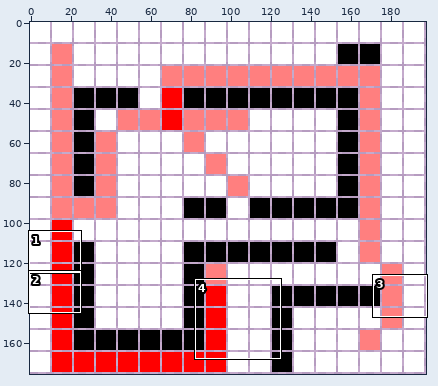
Edited in one commit: sprite sheet (agent 1/floor0.png). Above, an overview of the earlier version with the close-up marked.
Close-up. First the earlier version:
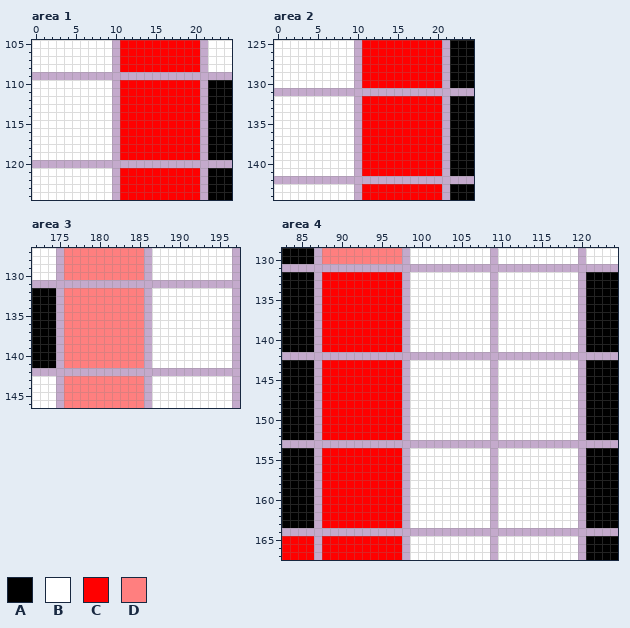
The file is 396x352 pixels, drawn in blocks of 2x2; one block is one cell here. Shown: area 1: x 0..24, y 105..124; area 2: x 0..24, y 125..144; area 3: x 172..197, y 127..146; area 4: x 83..124, y 129..167. The commit also changed other parts of the picture, which this record leaves out.
Palette (. is transparent): A #000000  B #ffffff  C #ff0000  D #ff7f7f
Pixels before, area 1, first column x 0:
105 BBBBBBBBBB.CCCCCCCCCC.BBB
106 BBBBBBBBBB.CCCCCCCCCC.BBB
107 BBBBBBBBBB.CCCCCCCCCC.BBB
108 BBBBBBBBBB.CCCCCCCCCC.BBB
109 .........................
110 BBBBBBBBBB.CCCCCCCCCC.AAA
111 BBBBBBBBBB.CCCCCCCCCC.AAA
112 BBBBBBBBBB.CCCCCCCCCC.AAA
113 BBBBBBBBBB.CCCCCCCCCC.AAA
114 BBBBBBBBBB.CCCCCCCCCC.AAA
115 BBBBBBBBBB.CCCCCCCCCC.AAA
116 BBBBBBBBBB.CCCCCCCCCC.AAA
117 BBBBBBBBBB.CCCCCCCCCC.AAA
118 BBBBBBBBBB.CCCCCCCCCC.AAA
119 BBBBBBBBBB.CCCCCCCCCC.AAA
120 .........................
121 BBBBBBBBBB.CCCCCCCCCC.AAA
122 BBBBBBBBBB.CCCCCCCCCC.AAA
123 BBBBBBBBBB.CCCCCCCCCC.AAA
124 BBBBBBBBBB.CCCCCCCCCC.AAA
Pixels before, area 2, first column x 0:
125 BBBBBBBBBB.CCCCCCCCCC.AAA
126 BBBBBBBBBB.CCCCCCCCCC.AAA
127 BBBBBBBBBB.CCCCCCCCCC.AAA
128 BBBBBBBBBB.CCCCCCCCCC.AAA
129 BBBBBBBBBB.CCCCCCCCCC.AAA
130 BBBBBBBBBB.CCCCCCCCCC.AAA
131 .........................
132 BBBBBBBBBB.CCCCCCCCCC.AAA
133 BBBBBBBBBB.CCCCCCCCCC.AAA
134 BBBBBBBBBB.CCCCCCCCCC.AAA
135 BBBBBBBBBB.CCCCCCCCCC.AAA
136 BBBBBBBBBB.CCCCCCCCCC.AAA
137 BBBBBBBBBB.CCCCCCCCCC.AAA
138 BBBBBBBBBB.CCCCCCCCCC.AAA
139 BBBBBBBBBB.CCCCCCCCCC.AAA
140 BBBBBBBBBB.CCCCCCCCCC.AAA
141 BBBBBBBBBB.CCCCCCCCCC.AAA
142 .........................
143 BBBBBBBBBB.CCCCCCCCCC.AAA
144 BBBBBBBBBB.CCCCCCCCCC.AAA
Pixels before, area 3, first column x 172:
127 BBB.DDDDDDDDDD.BBBBBBBBBB
128 BBB.DDDDDDDDDD.BBBBBBBBBB
129 BBB.DDDDDDDDDD.BBBBBBBBBB
130 BBB.DDDDDDDDDD.BBBBBBBBBB
131 .........................
132 AAA.DDDDDDDDDD.BBBBBBBBBB
133 AAA.DDDDDDDDDD.BBBBBBBBBB
134 AAA.DDDDDDDDDD.BBBBBBBBBB
135 AAA.DDDDDDDDDD.BBBBBBBBBB
136 AAA.DDDDDDDDDD.BBBBBBBBBB
137 AAA.DDDDDDDDDD.BBBBBBBBBB
138 AAA.DDDDDDDDDD.BBBBBBBBBB
139 AAA.DDDDDDDDDD.BBBBBBBBBB
140 AAA.DDDDDDDDDD.BBBBBBBBBB
141 AAA.DDDDDDDDDD.BBBBBBBBBB
142 .........................
143 BBB.DDDDDDDDDD.BBBBBBBBBB
144 BBB.DDDDDDDDDD.BBBBBBBBBB
145 BBB.DDDDDDDDDD.BBBBBBBBBB
146 BBB.DDDDDDDDDD.BBBBBBBBBB
Pixels before, area 4, first column x 83:
129 AAAA.DDDDDDDDDD.BBBBBBBBBB.BBBBBBBBBB.BBBB
130 AAAA.DDDDDDDDDD.BBBBBBBBBB.BBBBBBBBBB.BBBB
131 ..........................................
132 AAAA.CCCCCCCCCC.BBBBBBBBBB.BBBBBBBBBB.AAAA
133 AAAA.CCCCCCCCCC.BBBBBBBBBB.BBBBBBBBBB.AAAA
134 AAAA.CCCCCCCCCC.BBBBBBBBBB.BBBBBBBBBB.AAAA
135 AAAA.CCCCCCCCCC.BBBBBBBBBB.BBBBBBBBBB.AAAA
136 AAAA.CCCCCCCCCC.BBBBBBBBBB.BBBBBBBBBB.AAAA
137 AAAA.CCCCCCCCCC.BBBBBBBBBB.BBBBBBBBBB.AAAA
138 AAAA.CCCCCCCCCC.BBBBBBBBBB.BBBBBBBBBB.AAAA
139 AAAA.CCCCCCCCCC.BBBBBBBBBB.BBBBBBBBBB.AAAA
140 AAAA.CCCCCCCCCC.BBBBBBBBBB.BBBBBBBBBB.AAAA
141 AAAA.CCCCCCCCCC.BBBBBBBBBB.BBBBBBBBBB.AAAA
142 ..........................................
143 AAAA.CCCCCCCCCC.BBBBBBBBBB.BBBBBBBBBB.AAAA
144 AAAA.CCCCCCCCCC.BBBBBBBBBB.BBBBBBBBBB.AAAA
145 AAAA.CCCCCCCCCC.BBBBBBBBBB.BBBBBBBBBB.AAAA
146 AAAA.CCCCCCCCCC.BBBBBBBBBB.BBBBBBBBBB.AAAA
147 AAAA.CCCCCCCCCC.BBBBBBBBBB.BBBBBBBBBB.AAAA
148 AAAA.CCCCCCCCCC.BBBBBBBBBB.BBBBBBBBBB.AAAA
149 AAAA.CCCCCCCCCC.BBBBBBBBBB.BBBBBBBBBB.AAAA
150 AAAA.CCCCCCCCCC.BBBBBBBBBB.BBBBBBBBBB.AAAA
151 AAAA.CCCCCCCCCC.BBBBBBBBBB.BBBBBBBBBB.AAAA
152 AAAA.CCCCCCCCCC.BBBBBBBBBB.BBBBBBBBBB.AAAA
153 ..........................................
154 AAAA.CCCCCCCCCC.BBBBBBBBBB.BBBBBBBBBB.AAAA
155 AAAA.CCCCCCCCCC.BBBBBBBBBB.BBBBBBBBBB.AAAA
156 AAAA.CCCCCCCCCC.BBBBBBBBBB.BBBBBBBBBB.AAAA
157 AAAA.CCCCCCCCCC.BBBBBBBBBB.BBBBBBBBBB.AAAA
158 AAAA.CCCCCCCCCC.BBBBBBBBBB.BBBBBBBBBB.AAAA
159 AAAA.CCCCCCCCCC.BBBBBBBBBB.BBBBBBBBBB.AAAA
160 AAAA.CCCCCCCCCC.BBBBBBBBBB.BBBBBBBBBB.AAAA
161 AAAA.CCCCCCCCCC.BBBBBBBBBB.BBBBBBBBBB.AAAA
162 AAAA.CCCCCCCCCC.BBBBBBBBBB.BBBBBBBBBB.AAAA
163 AAAA.CCCCCCCCCC.BBBBBBBBBB.BBBBBBBBBB.AAAA
164 ..........................................
165 CCCC.CCCCCCCCCC.BBBBBBBBBB.BBBBBBBBBB.AAAA
166 CCCC.CCCCCCCCCC.BBBBBBBBBB.BBBBBBBBBB.AAAA
167 CCCC.CCCCCCCCCC.BBBBBBBBBB.BBBBBBBBBB.AAAA
Now the later version:
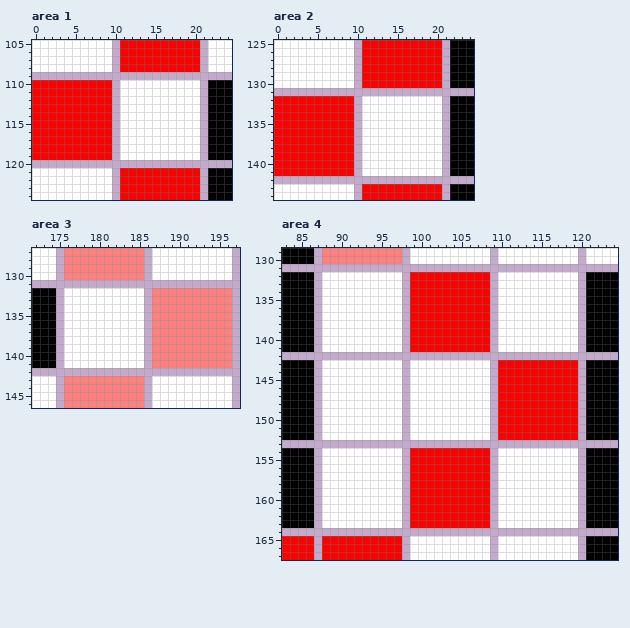
From old to new:
Changed rows in their new state; - is an unchanged pixel.
Area 1:
first column x 0:
110 CCCCCCCCCC-BBBBBBBBBB
111 CCCCCCCCCC-BBBBBBBBBB
112 CCCCCCCCCC-BBBBBBBBBB
113 CCCCCCCCCC-BBBBBBBBBB
114 CCCCCCCCCC-BBBBBBBBBB
115 CCCCCCCCCC-BBBBBBBBBB
116 CCCCCCCCCC-BBBBBBBBBB
117 CCCCCCCCCC-BBBBBBBBBB
118 CCCCCCCCCC-BBBBBBBBBB
119 CCCCCCCCCC-BBBBBBBBBB
Area 2:
first column x 0:
132 CCCCCCCCCC-BBBBBBBBBB
133 CCCCCCCCCC-BBBBBBBBBB
134 CCCCCCCCCC-BBBBBBBBBB
135 CCCCCCCCCC-BBBBBBBBBB
136 CCCCCCCCCC-BBBBBBBBBB
137 CCCCCCCCCC-BBBBBBBBBB
138 CCCCCCCCCC-BBBBBBBBBB
139 CCCCCCCCCC-BBBBBBBBBB
140 CCCCCCCCCC-BBBBBBBBBB
141 CCCCCCCCCC-BBBBBBBBBB
Area 3:
first column x 176:
132 BBBBBBBBBB-DDDDDDDDDD
133 BBBBBBBBBB-DDDDDDDDDD
134 BBBBBBBBBB-DDDDDDDDDD
135 BBBBBBBBBB-DDDDDDDDDD
136 BBBBBBBBBB-DDDDDDDDDD
137 BBBBBBBBBB-DDDDDDDDDD
138 BBBBBBBBBB-DDDDDDDDDD
139 BBBBBBBBBB-DDDDDDDDDD
140 BBBBBBBBBB-DDDDDDDDDD
141 BBBBBBBBBB-DDDDDDDDDD
Area 4:
first column x 88:
132 BBBBBBBBBB-CCCCCCCCCC-----------
133 BBBBBBBBBB-CCCCCCCCCC-----------
134 BBBBBBBBBB-CCCCCCCCCC-----------
135 BBBBBBBBBB-CCCCCCCCCC-----------
136 BBBBBBBBBB-CCCCCCCCCC-----------
137 BBBBBBBBBB-CCCCCCCCCC-----------
138 BBBBBBBBBB-CCCCCCCCCC-----------
139 BBBBBBBBBB-CCCCCCCCCC-----------
140 BBBBBBBBBB-CCCCCCCCCC-----------
141 BBBBBBBBBB-CCCCCCCCCC-----------
143 BBBBBBBBBB------------CCCCCCCCCC
144 BBBBBBBBBB------------CCCCCCCCCC
145 BBBBBBBBBB------------CCCCCCCCCC
146 BBBBBBBBBB------------CCCCCCCCCC
147 BBBBBBBBBB------------CCCCCCCCCC
148 BBBBBBBBBB------------CCCCCCCCCC
149 BBBBBBBBBB------------CCCCCCCCCC
150 BBBBBBBBBB------------CCCCCCCCCC
151 BBBBBBBBBB------------CCCCCCCCCC
152 BBBBBBBBBB------------CCCCCCCCCC
154 BBBBBBBBBB-CCCCCCCCCC-----------
155 BBBBBBBBBB-CCCCCCCCCC-----------
156 BBBBBBBBBB-CCCCCCCCCC-----------
157 BBBBBBBBBB-CCCCCCCCCC-----------
158 BBBBBBBBBB-CCCCCCCCCC-----------
159 BBBBBBBBBB-CCCCCCCCCC-----------
160 BBBBBBBBBB-CCCCCCCCCC-----------
161 BBBBBBBBBB-CCCCCCCCCC-----------
162 BBBBBBBBBB-CCCCCCCCCC-----------
163 BBBBBBBBBB-CCCCCCCCCC-----------
Pixel boxes of the changes (left, top, right, bottom) in both close-ups:
changed: (32, 80, 200, 160)
changed: (274, 96, 442, 176)
changed: (64, 288, 232, 368)
changed: (322, 272, 578, 528)
